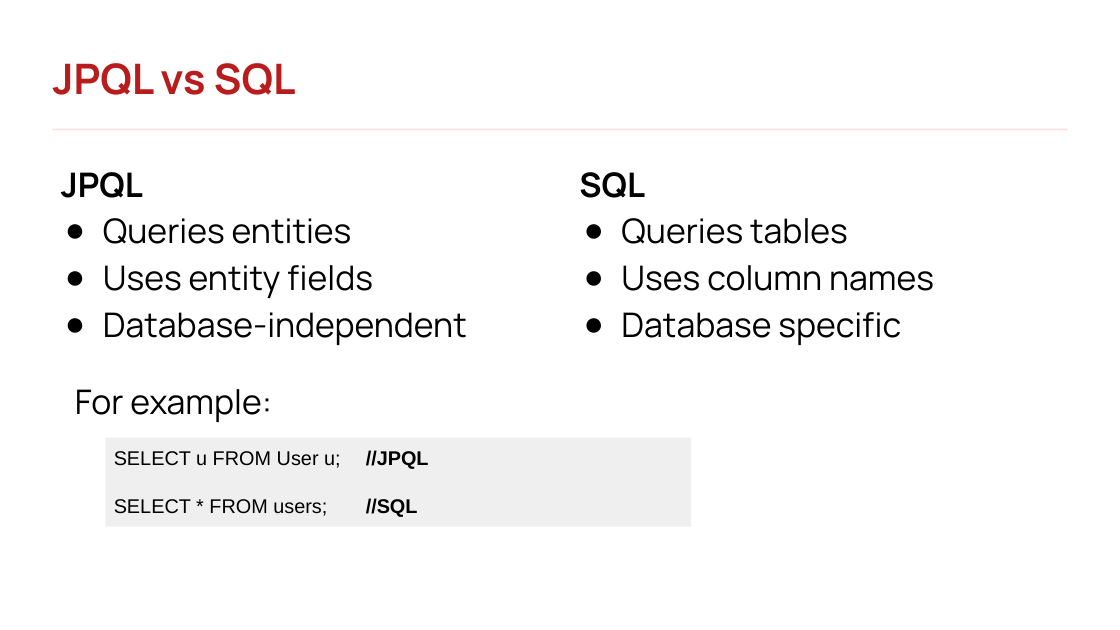
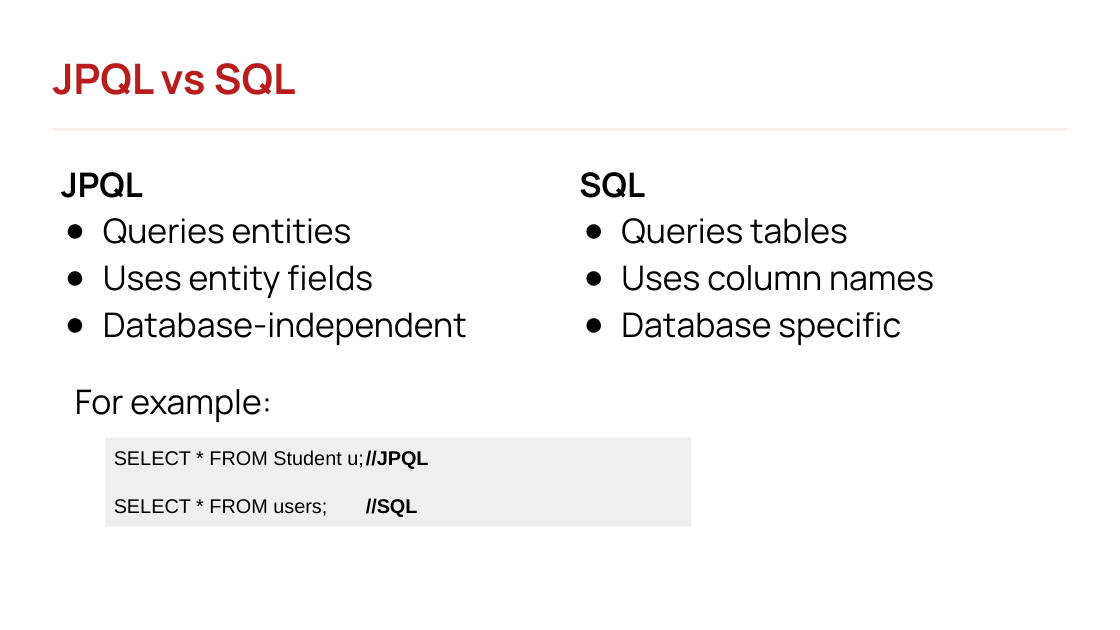
Before and after one commit to rlimosenero/rey-limosenero_java101, a slide deck: slide 120 of Java Persistence & Hibernate.pptx. Drawn at 1120x630 pixels with LibreOffice and Linux fonts; fonts in the diff are those of the drawing; background and template pictures are left out. Boxes give left, top, right and bottom in pixels: in the first picture for what was removed or moved away, otherwise in the second. Text is boxed around its words. In the diff, an @@ line names an element or a change of style, - is before the commit and + after.

```diff
--- a/Java Persistence & Hibernate.pptx
+++ b/Java Persistence & Hibernate.pptx
@@ text in rectangle at (x1=114, y1=450, x2=428, y2=469): text changed @@
-SELECT u FROM User u; //JPQL
+SELECT * FROM Student u; //JPQL
```
Also in this commit, not shown: 22 other slides changed, 27 slides added, 4 slides removed.
